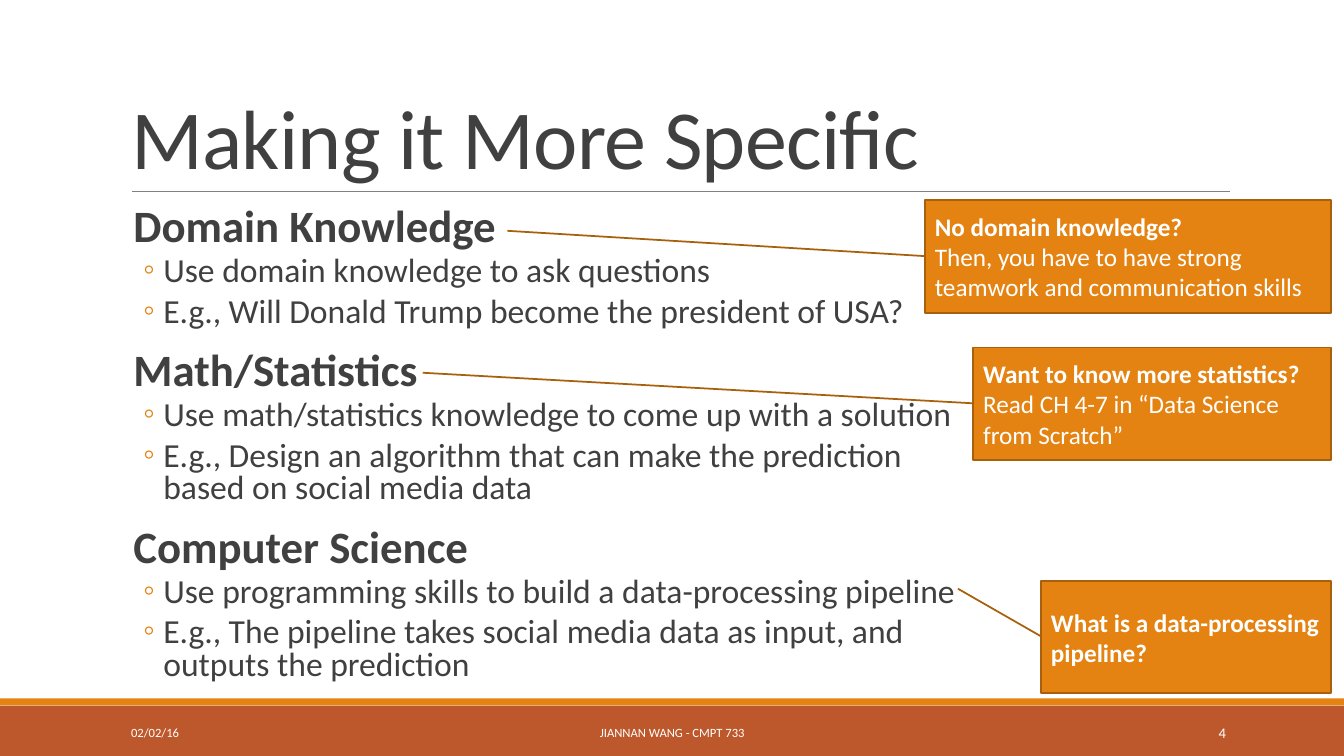
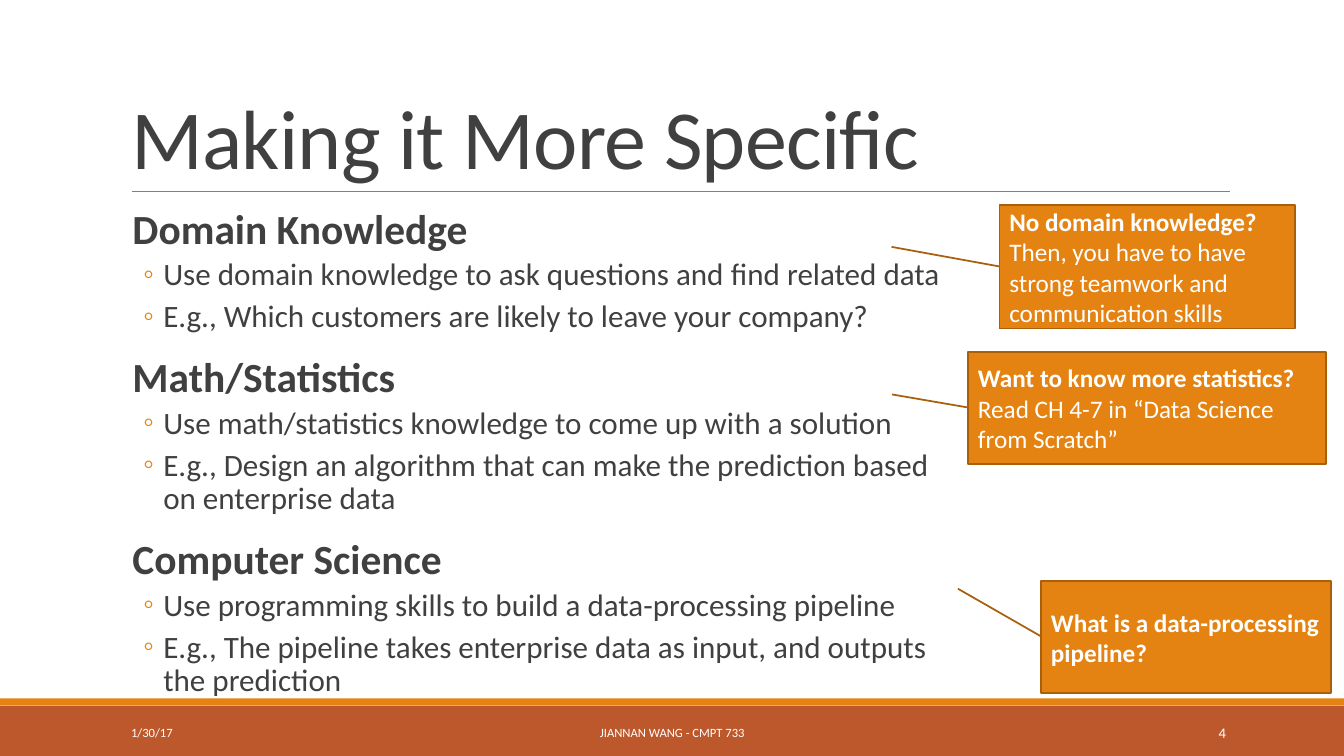
Before and after one commit to ZhensongQian/cmpt733, a slide deck: slide 4 of Lectures/Lec4/lec4.pptx. Drawn at 1344x756 pixels with LibreOffice and Linux fonts; fonts in the diff are those of the drawing. Boxes give left, top, right and bottom in pixels: in the first picture for what was removed or moved away, otherwise in the second. Text is boxed around its words. In the diff, an @@ line names an element or a change of style, - is before the commit and + after.

```diff
--- a/Lectures/Lec4/lec4.pptx
+++ b/Lectures/Lec4/lec4.pptx
@@ border callout "No domain knowledge?" at [999, 206, 1295, 329]: proportions changed @@
@@ border callout "No domain knowledge?": place and size @@
-border callout "No domain knowledge?" at [926, 201, 1332, 313]
+border callout "No domain knowledge?" at [999, 206, 1295, 329]
@@ text at [132, 215, 895, 622]: size 32 to 29.6 pt in "Domain Knowledge", "Math/Statistics", "Computer Science"; size 24 to 22.2 pt in "Use math/statistics knowledge to come up with ...", "Use programming skills to build a data-processing ..."; line spacing 0.8 to 0.9 @@
@@ text at [163, 263, 940, 333]: text changed; size 24 to 22.2 pt @@
-  ◦ Use domain knowledge to ask questions
-  ◦ E.g., Will Donald Trump become the president of USA?
+  ◦ Use domain knowledge to ask questions and find related data
+  ◦ E.g., Which customers are likely to leave your company?
@@ border callout "Want to know more statistics?": place and size @@
-border callout "Want to know more statistics?" at [974, 348, 1332, 460]
+border callout "Want to know more statistics?" at [968, 352, 1326, 464]
@@ border callout "Want to know more statistics?" at [968, 352, 1326, 464]: proportions changed @@
@@ text at [163, 454, 928, 514]: text changed; size 24 to 22.2 pt @@
-  ◦ E.g., Design an algorithm that can make the prediction based on social media data
+  ◦ E.g., Design an algorithm that can make the prediction based on enterprise data
@@ text at [163, 636, 926, 699]: text changed; size 24 to 22.2 pt @@
-  ◦ E.g., The pipeline takes social media data as input, and outputs the prediction
+  ◦ E.g., The pipeline takes enterprise data as input, and outputs the prediction
@@ text at [131, 728, 173, 738]: text changed @@
-02/02/16
+1/30/17
```
Also in this commit, not shown: 24 other slides changed, 2 other files.
